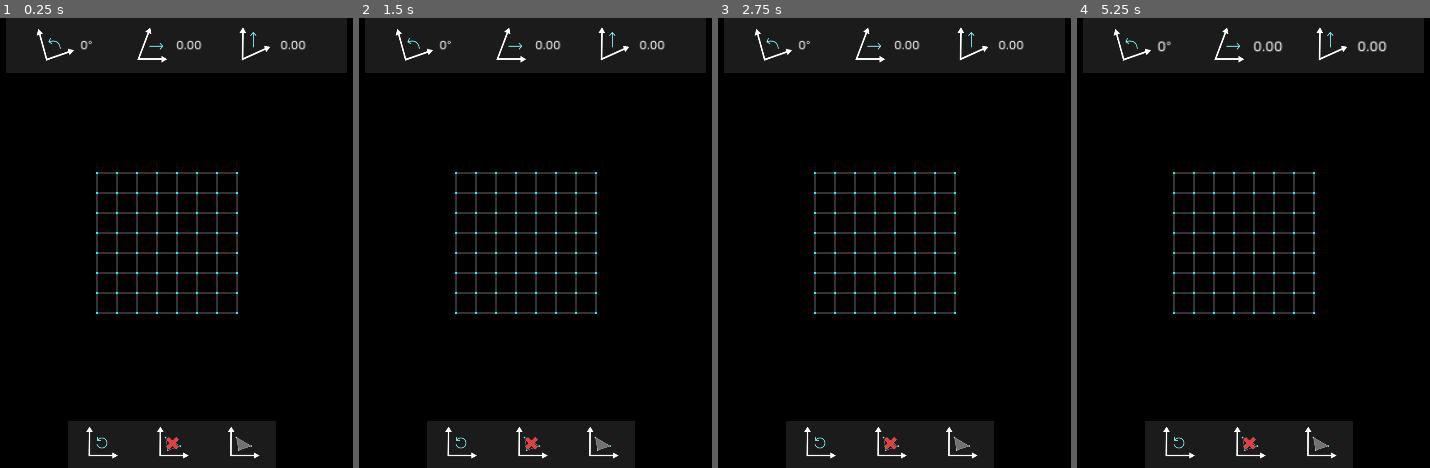
Above: before the commit, frames 1-4 (left to right).
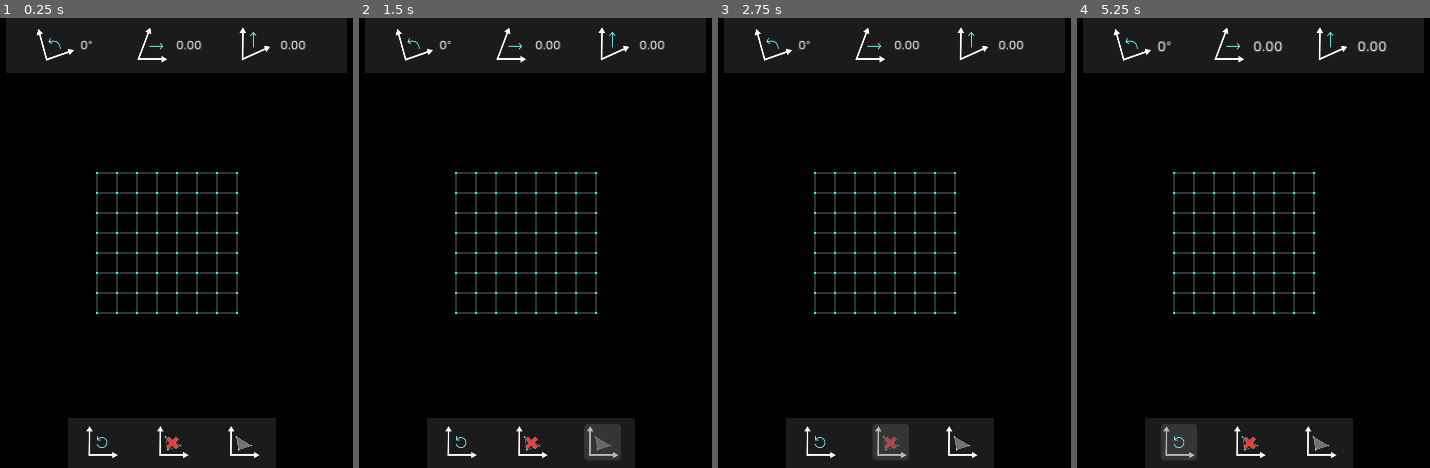
Above: after the commit, the same moments.

Repository: 20akshay00/ShapeSmith
Game: Godot game, scene res://scenes/world.tscn
Same seed, same stepped clock (60 frames per second), same inputs: the game is played once before the commit and once after it.
Inputs (mouse positions are in pixels of both pictures, inside the frame that each line leads up to):
- Up to frame 1 (0.25 s): no input
- Up to frame 2 (1.5 s): click (531, 445) at 0.5 s; click (602, 445) at 1.25 s
- Up to frame 3 (2.75 s): click (890, 445) at 2 s
- Up to frame 4 (5.25 s): click (1320, 445) at 2.75 s; click (1249, 445) at 3.5 s; click (1320, 445) at 4.25 s; click (1179, 445) at 5 s

The runs differ from the first frame. In frame 1, 0.6% of the frame differs, in the area x 19-79%, y 88-98%; in frame 2, 1.3%; in frame 3, 1.3%, in the area x 19-79%, y 88-99%; in frame 4, 1.3%.

Commit message:
add button functionality

Diff:
--- a/scenes/world.tscn
+++ b/scenes/world.tscn
@@ -16,7 +16,13 @@
 [ext_resource type="Texture2D" uid="uid://c148gsn00kgx2" path="res://assets/art/gizmo_remove_points.png" id="10_hqd2n"]
 [ext_resource type="Texture2D" uid="uid://neso1rxocdj8" path="res://assets/art/gizmo_skewy.png" id="11_e1diq"]
 [ext_resource type="Texture2D" uid="uid://bntyncav0x05h" path="res://assets/art/gizmo_fill_points.png" id="11_qavym"]
+[ext_resource type="Texture2D" uid="uid://y2synjym5rat" path="res://assets/art/gizmo_reset_clicked.png" id="11_x1ot1"]
+[ext_resource type="Texture2D" uid="uid://b2cpgftexitf" path="res://assets/art/gizmo_reset_hover.png" id="12_wfgwy"]
 [ext_resource type="Script" path="res://scenes/top_bar.gd" id="13_i5ak6"]
+[ext_resource type="Texture2D" uid="uid://dvr0sxiltbwna" path="res://assets/art/gizmo_remove_points_clicked.png" id="14_tjydh"]
+[ext_resource type="Texture2D" uid="uid://dey0ey7l03ub1" path="res://assets/art/gizmo_remove_points_hover.png" id="15_37jha"]
+[ext_resource type="Texture2D" uid="uid://dscwtjo21vvgj" path="res://assets/art/gizmo_fill_points_clicked.png" id="17_yai8j"]
+[ext_resource type="Texture2D" uid="uid://c04ja7cuq23qf" path="res://assets/art/gizmo_fill_points_hover.png" id="18_lsite"]
 
 [sub_resource type="ShaderMaterial" id="ShaderMaterial_sim6x"]
 shader = ExtResource("2_y2nqn")
@@ -74,7 +80,7 @@
 anchor_right = 1.0
 anchor_bottom = 1.0
 offset_left = 302.0
-offset_top = 968.0
+offset_top = 960.0
 offset_right = -1119.0
 offset_bottom = 3.0
 grow_horizontal = 2
@@ -85,9 +91,9 @@
 [node name="HBoxContainer" type="HBoxContainer" parent="CanvasLayer/BottomBar"]
 layout_mode = 0
 offset_left = -18.0
-offset_top = 1.0
+offset_top = 8.0
 offset_right = 522.0
-offset_bottom = 115.0
+offset_bottom = 122.0
 theme_override_constants/separation = 70
 alignment = 1
 metadata/_edit_group_ = true
@@ -95,14 +101,20 @@
 [node name="ResetTransformButton" type="TextureButton" parent="CanvasLayer/BottomBar/HBoxContainer"]
 layout_mode = 2
 texture_normal = ExtResource("9_4jf2w")
+texture_pressed = ExtResource("11_x1ot1")
+texture_hover = ExtResource("12_wfgwy")
 
 [node name="ClearPointsButton" type="TextureButton" parent="CanvasLayer/BottomBar/HBoxContainer"]
 layout_mode = 2
 texture_normal = ExtResource("10_hqd2n")
+texture_pressed = ExtResource("14_tjydh")
+texture_hover = ExtResource("15_37jha")
 
 [node name="FillPointsButton" type="TextureButton" parent="CanvasLayer/BottomBar/HBoxContainer"]
 layout_mode = 2
 texture_normal = ExtResource("11_qavym")
+texture_pressed = ExtResource("17_yai8j")
+texture_hover = ExtResource("18_lsite")
 
 [node name="TopBar" type="ColorRect" parent="CanvasLayer" node_paths=PackedStringArray("rotation_label", "skew_x_label", "skew_y_label")]
 anchors_preset = 15
Binary file added: assets/art/gizmo_fill_points_clicked.png
Not shown, added: assets/art/gizmo_fill_points_clicked.png.import
Binary file added: assets/art/gizmo_fill_points_hover.png
Not shown, added: assets/art/gizmo_fill_points_hover.png.import
Binary file added: assets/art/gizmo_remove_points_clicked.png
Not shown, added: assets/art/gizmo_remove_points_clicked.png.import
Binary file added: assets/art/gizmo_remove_points_hover.png
Not shown, added: assets/art/gizmo_remove_points_hover.png.import
Binary file added: assets/art/gizmo_reset_clicked.png
Not shown, added: assets/art/gizmo_reset_clicked.png.import
Binary file added: assets/art/gizmo_reset_hover.png
Not shown, added: assets/art/gizmo_reset_hover.png.import
(and 1 more such lines)
